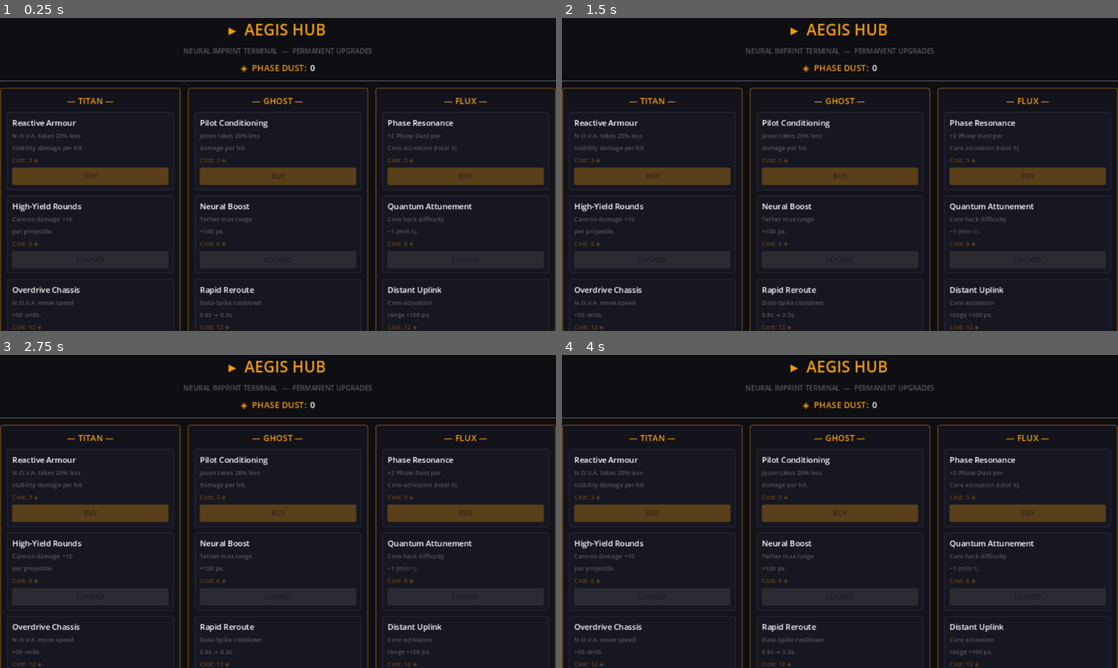
Above: before the commit, frames 1-4 (two rows, left to right).
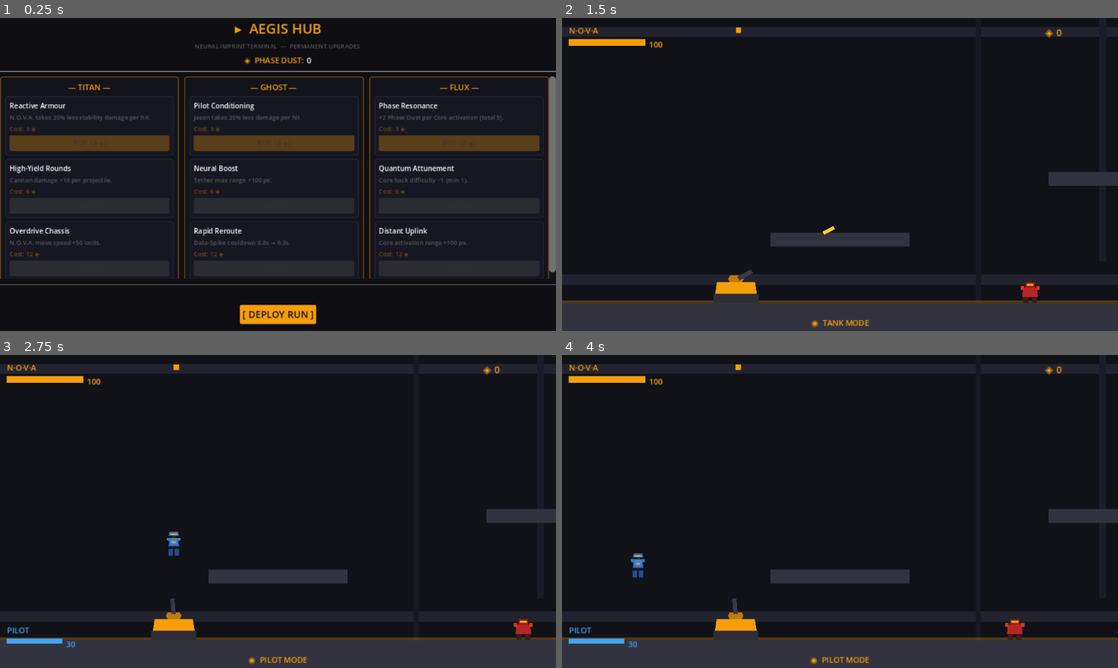
Above: after the commit, the same moments.

Repository: readycheck-studios/steeleternal
Game: Godot game, scene res://scenes/ui/AegisHub.tscn
The game is run twice, just before and just after one commit, with the same random seed, the same clock (stepped at 60 frames per second) and the same inputs. This scene is started directly instead of the project's main scene.
Inputs (mouse positions are in pixels of both pictures, inside the frame that each line leads up to):
- Up to frame 1 (0.25 s): no input
- Up to frame 2 (1.5 s): click (840, 315) at 0.5 s, where only the run after the commit has a clickable "[ DEPLOY RUN ]"; move the mouse to (962, 158) at 1.27 s; press the mouse at (962, 158) at 1.28 s; hold R (h_phase_right) from 1.28 s (still down)
- Up to frame 3 (2.75 s): keep holding R (h_phase_right); tap Space (p_jump) at 1.52, 2.27 s; move the mouse to (166, 527) at 2.02 s; release the mouse at (166, 527) at 2.03 s; tap E (p_interact) at 2.1 s
- Up to frame 4 (4 s): tap Enter at 2.75 s; move the mouse to (895, 442) at 2.77 s; release R (h_phase_right) at 2.78 s; hold A (p_move_left) 2.78-3.53 s; hold Q (p_utility) 2.78-3.53 s; move the mouse to (812, 574) at 3.52 s; hold R (h_phase_right) from 3.53 s (still down); click (812, 574) at 3.6 s; tap Space (p_jump) at 3.77 s

The runs differ from the first frame. In frame 1, 20% of the frame differs, in the area x 0-100%, y 1-100%; in frame 2, 29%; in frame 3, 29%; in frame 4, 29%.

Commit message:
fix: aegis hub layout — scroll columns, pin deploy button, clean slot refresh
- Wrap upgrade columns in ScrollContainer so they scroll if needed;
  Deploy Run button + status label now always visible at bottom of screen
- Track slot VBoxContainers instead of button refs; replace last child
  cleanly with remove_child() before queue_free() — eliminates double-refresh
  bug that was eating newly-unlocked BUY buttons before input could fire
- Cost shown on button text ("BUY  (6 ◈)") for clarity
- Reduced padding/font sizes to be more compact at 640x360

Co-Authored-By: Claude Sonnet 4.6 <noreply@anthropic.com>

Diff:
--- a/godot/scripts/ui/aegis_hub.gd
+++ b/godot/scripts/ui/aegis_hub.gd
@@ -10,47 +10,47 @@
 const UPGRADES: Array = [
 	{
 		"id": "titan_1", "branch": "Titan", "name": "Reactive Armour",
-		"desc": "N.O.V.A. takes 20% less\nstability damage per hit.",
+		"desc": "N.O.V.A. takes 20% less stability damage per hit.",
 		"cost": 3, "requires": ""
 	},
 	{
 		"id": "titan_2", "branch": "Titan", "name": "High-Yield Rounds",
-		"desc": "Cannon damage +10\nper projectile.",
+		"desc": "Cannon damage +10 per projectile.",
 		"cost": 6, "requires": "titan_1"
 	},
 	{
 		"id": "titan_3", "branch": "Titan", "name": "Overdrive Chassis",
-		"desc": "N.O.V.A. move speed\n+50 units.",
+		"desc": "N.O.V.A. move speed +50 units.",
 		"cost": 12, "requires": "titan_2"
 	},
 	{
 		"id": "ghost_1", "branch": "Ghost", "name": "Pilot Conditioning",
-		"desc": "Jason takes 20% less\ndamage per hit.",
+		"desc": "Jason takes 20% less damage per hit.",
 		"cost": 3, "requires": ""
 	},
 	{
 		"id": "ghost_2", "branch": "Ghost", "name": "Neural Boost",
-		"desc": "Tether max range\n+100 px.",
+		"desc": "Tether max range +100 px.",
 		"cost": 6, "requires": "ghost_1"
 	},
 	{
 		"id": "ghost_3", "branch": "Ghost", "name": "Rapid Reroute",
-		"desc": "Data-Spike cooldown\n0.8s → 0.3s.",
+		"desc": "Data-Spike cooldown 0.8s → 0.3s.",
 		"cost": 12, "requires": "ghost_2"
 	},
 	{
 		"id": "flux_1", "branch": "Flux", "name": "Phase Resonance",
-		"desc": "+2 Phase Dust per\nCore activation (total 5).",
+		"desc": "+2 Phase Dust per Core activation (total 5).",
 		"cost": 3, "requires": ""
 	},
 	{
 		"id": "flux_2", "branch": "Flux", "name": "Quantum Attunement",
-		"desc": "Core hack difficulty\n−1 (min 1).",
+		"desc": "Core hack difficulty −1 (min 1).",
 		"cost": 6, "requires": "flux_1"
 	},
 	{
 		"id": "flux_3", "branch": "Flux", "name": "Distant Uplink",
-		"desc": "Core activation\nrange +100 px.",
+		"desc": "Core activation range +100 px.",
 		"cost": 12, "requires": "flux_2"
 	},
 ]
@@ -59,7 +59,7 @@
 
 # Colours
 const AMBER      := Color(0.961, 0.620, 0.043, 1.0)
-const AMBER_DIM  := Color(0.961, 0.620, 0.043, 0.35)
+const AMBER_DIM  := Color(0.961, 0.620, 0.043, 0.40)
 const DARK_BG    := Color(0.055, 0.055, 0.075, 1.0)
 const PANEL_BG   := Color(0.075, 0.075, 0.110, 1.0)
 const GREY       := Color(0.35, 0.35, 0.35, 1.0)
@@ -68,8 +68,8 @@
 
 var _dust_label: Label
 var _status_label: Label
-# Map upgrade id → its Button (or null if already purchased)
-var _slot_buttons: Dictionary = {}
+# Map upgrade id → the slot's inner VBoxContainer (stable reference, never freed)
+var _slot_vboxes: Dictionary = {}
 
 
 func _ready() -> void:
@@ -89,28 +89,28 @@
 	bg.color = DARK_BG
 	add_child(bg)
 
-	# Root VBox — centres everything vertically
+	# Root VBox fills the screen; header + deploy pin top/bottom, scroll takes the rest
 	var root := VBoxContainer.new()
 	root.set_anchors_and_offsets_preset(Control.PRESET_FULL_RECT)
-	root.add_theme_constant_override("separation", 6)
+	root.add_theme_constant_override("separation", 4)
 	add_child(root)
 
-	# --- Header ---
+	# ---- Header ----
 	var title := Label.new()
 	title.text = "▸  AEGIS HUB"
 	title.horizontal_alignment = HORIZONTAL_ALIGNMENT_CENTER
-	title.add_theme_font_size_override("font_size", 18)
+	title.add_theme_font_size_override("font_size", 16)
 	title.add_theme_color_override("font_color", AMBER)
 	root.add_child(title)
 
 	var subtitle := Label.new()
 	subtitle.text = "NEURAL IMPRINT TERMINAL  —  PERMANENT UPGRADES"
 	subtitle.horizontal_alignment = HORIZONTAL_ALIGNMENT_CENTER
-	subtitle.add_theme_font_size_override("font_size", 8)
+	subtitle.add_theme_font_size_override("font_size", 7)
 	subtitle.add_theme_color_override("font_color", GREY)
 	root.add_child(subtitle)
 
-	# Dust counter row
+	# Dust counter
 	var dust_row := HBoxContainer.new()
 	dust_row.alignment = BoxContainer.ALIGNMENT_CENTER
 	dust_row.add_theme_constant_override("separation", 4)
@@ -119,42 +119,46 @@
 	var dust_icon := Label.new()
 	dust_icon.text = "◈  PHASE DUST:"
 	dust_icon.add_theme_color_override("font_color", AMBER)
-	dust_icon.add_theme_font_size_override("font_size", 10)
+	dust_icon.add_theme_font_size_override("font_size", 9)
 	dust_row.add_child(dust_icon)
 
 	_dust_label = Label.new()
 	_dust_label.text = str(GameData.phase_dust)
 	_dust_label.add_theme_color_override("font_color", WHITE)
-	_dust_label.add_theme_font_size_override("font_size", 10)
+	_dust_label.add_theme_font_size_override("font_size", 9)
 	dust_row.add_child(_dust_label)
 
-	# Separator
-	var sep := HSeparator.new()
-	root.add_child(sep)
-
-	# --- Three branch columns ---
+	root.add_child(HSeparator.new())
+
+	# ---- Scrollable columns (takes all remaining vertical space) ----
+	var scroll := ScrollContainer.new()
+	scroll.set_h_size_flags(Control.SIZE_EXPAND_FILL)
+	scroll.set_v_size_flags(Control.SIZE_EXPAND_FILL)
+	scroll.horizontal_scroll_mode = ScrollContainer.SCROLL_MODE_DISABLED
+	root.add_child(scroll)
+
 	var columns := HBoxContainer.new()
 	columns.set_h_size_flags(Control.SIZE_EXPAND_FILL)
-	columns.set_v_size_flags(Control.SIZE_EXPAND_FILL)
-	columns.add_theme_constant_override("separation", 8)
-	root.add_child(columns)
+	columns.add_theme_constant_override("separation", 6)
+	scroll.add_child(columns)
 
 	for branch in BRANCH_ORDER:
 		columns.add_child(_build_branch_column(branch))
 
-	# --- Status label ---
+	# ---- Footer (always visible below scroll) ----
+	root.add_child(HSeparator.new())
+
 	_status_label = Label.new()
 	_status_label.text = ""
 	_status_label.horizontal_alignment = HORIZONTAL_ALIGNMENT_CENTER
 	_status_label.add_theme_color_override("font_color", AMBER)
-	_status_label.add_theme_font_size_override("font_size", 9)
+	_status_label.add_theme_font_size_override("font_size", 8)
+	_status_label.custom_minimum_size = Vector2(0, 14)
 	root.add_child(_status_label)
 
-	# --- Deploy button ---
 	var deploy := Button.new()
 	deploy.text = "[ DEPLOY RUN ]"
-	deploy.add_theme_color_override("font_color", DARK_BG)
-	deploy.add_theme_font_size_override("font_size", 12)
+	deploy.add_theme_font_size_override("font_size", 11)
 	_style_button(deploy, AMBER)
 	deploy.pressed.connect(_on_deploy_pressed)
 
@@ -162,31 +166,27 @@
 	deploy_center.add_child(deploy)
 	root.add_child(deploy_center)
 
-	# Bottom padding
 	var spacer := Control.new()
-	spacer.custom_minimum_size = Vector2(0, 6)
+	spacer.custom_minimum_size = Vector2(0, 4)
 	root.add_child(spacer)
 
 
 func _build_branch_column(branch: String) -> PanelContainer:
 	var panel := PanelContainer.new()
 	panel.set_h_size_flags(Control.SIZE_EXPAND_FILL)
-	panel.set_v_size_flags(Control.SIZE_EXPAND_FILL)
 	_style_panel(panel)
 
 	var vbox := VBoxContainer.new()
-	vbox.add_theme_constant_override("separation", 6)
+	vbox.add_theme_constant_override("separation", 4)
 	panel.add_child(vbox)
 
-	# Branch header
 	var header := Label.new()
 	header.text = "— " + branch.to_upper() + " —"
 	header.horizontal_alignment = HORIZONTAL_ALIGNMENT_CENTER
 	header.add_theme_color_override("font_color", AMBER)
-	header.add_theme_font_size_override("font_size", 10)
+	header.add_theme_font_size_override("font_size", 9)
 	vbox.add_child(header)
 
-	# Upgrade slots for this branch
 	for upg in UPGRADES:
 		if upg["branch"] == branch:
 			vbox.add_child(_build_upgrade_slot(upg))
@@ -200,12 +200,15 @@
 	_style_slot(slot)
 
 	var vbox := VBoxContainer.new()
-	vbox.add_theme_constant_override("separation", 3)
+	vbox.add_theme_constant_override("separation", 2)
 	slot.add_child(vbox)
+
+	# Store VBoxContainer reference — used by _refresh_all_slots to swap the action widget
+	_slot_vboxes[upg["id"]] = vbox
 
 	var name_lbl := Label.new()
 	name_lbl.text = upg["name"]
-	name_lbl.add_theme_font_size_override("font_size", 9)
+	name_lbl.add_theme_font_size_override("font_size", 8)
 	name_lbl.add_theme_color_override("font_color", WHITE)
 	vbox.add_child(name_lbl)
 
@@ -222,8 +225,7 @@
 	cost_lbl.add_theme_color_override("font_color", AMBER_DIM)
 	vbox.add_child(cost_lbl)
 
-	# Button / state indicator — stored so _refresh_slots() can replace it
-	_slot_buttons[upg["id"]] = null  # populated below via refresh
+	# Action widget is always the last child — swapped by _refresh_all_slots
 	vbox.add_child(_make_slot_action(upg))
 
 	return slot
@@ -232,8 +234,8 @@
 func _make_slot_action(upg: Dictionary) -> Control:
 	var id: String = upg["id"]
 	var lvl: Dictionary = GameData.upgrade_levels
-	var purchased: bool = lvl.get(id, 0) >= 1
-	var prereq_ok: bool = upg["requires"] == "" or lvl.get(upg["requires"], 0) >= 1
+	var purchased: bool  = lvl.get(id, 0) >= 1
+	var prereq_ok: bool  = upg["requires"] == "" or lvl.get(upg["requires"], 0) >= 1
 	var can_afford: bool = GameData.phase_dust >= upg["cost"]
 
 	if purchased:
@@ -241,11 +243,9 @@
 		lbl.text = "✓  IMPRINT ACTIVE"
 		lbl.add_theme_font_size_override("font_size", 7)
 		lbl.add_theme_color_override("font_color", GREEN)
-		_slot_buttons[id] = null
 		return lbl
 
 	var btn := Button.new()
-	btn.text = "BUY"
 	btn.add_theme_font_size_override("font_size", 8)
 
 	if not prereq_ok:
@@ -253,14 +253,15 @@
 		btn.disabled = true
 		_style_button(btn, GREY)
 	elif not can_afford:
+		btn.text = "BUY  (%d ◈)" % upg["cost"]
 		btn.disabled = true
 		_style_button(btn, AMBER_DIM)
 	else:
+		btn.text = "BUY  (%d ◈)" % upg["cost"]
 		btn.disabled = false
 		_style_button(btn, AMBER)
 		btn.pressed.connect(_on_buy_pressed.bind(upg))
 
-	_slot_buttons[id] = btn
 	return btn
 
 
@@ -277,10 +278,11 @@
 	GameData.phase_dust -= upg["cost"]
 	GameData.upgrade_levels[id] = 1
 	GameData.save_run_state()
+
+	_status_label.text = "✔  %s imprinted." % upg["name"]
+
+	# Emit after save; _on_dust_changed handles the full slot refresh
 	Events.on_phase_dust_changed.emit(GameData.phase_dust)
-
-	_status_label.text = "✔  %s imprinted." % upg["name"]
-	_refresh_all_slots()
 
 
 func _on_deploy_pressed() -> void:
@@ -293,23 +295,24 @@
 
 
 # ---------------------------------------------------------------------------
-# Slot Refresh
+# Slot Refresh — replaces only the action widget (last child) of each slot
 # ---------------------------------------------------------------------------
 
 func _refresh_all_slots() -> void:
-	# Rebuild slot action widgets by walking the tree.
-	# Each upgrade slot PanelContainer > VBoxContainer has the action as its last child.
 	for upg in UPGRADES:
-		var id: String = upg["id"]
-		var old_widget = _slot_buttons.get(id)
-		if old_widget == null:
-			continue  # Already purchased — label is permanent, no swap needed
-		var parent_vbox: VBoxContainer = old_widget.get_parent()
-		if parent_vbox == null:
+		var vbox: VBoxContainer = _slot_vboxes.get(upg["id"])
+		if vbox == null:
 			continue
-		old_widget.queue_free()
-		var new_widget := _make_slot_action(upg)
-		parent_vbox.add_child(new_widget)
+		var last_idx: int = vbox.get_child_count() - 1
+		if last_idx < 0:
+			continue
+		var old_action: Control = vbox.get_child(last_idx)
+		# Only replace if the state could have changed (skip confirmed-purchased labels)
+		if old_action is Label and old_action.text.begins_with("✓"):
+			continue
+		vbox.remove_child(old_action)
+		old_action.queue_free()
+		vbox.add_child(_make_slot_action(upg))
 
 
 # ---------------------------------------------------------------------------
@@ -322,7 +325,7 @@
 	sb.border_color = AMBER_DIM
 	sb.set_border_width_all(1)
 	sb.set_corner_radius_all(3)
-	sb.set_content_margin_all(8)
+	sb.set_content_margin_all(6)
 	panel.add_theme_stylebox_override("panel", sb)
 
 
@@ -332,16 +335,16 @@
 	sb.border_color = Color(0.15, 0.15, 0.22, 1.0)
 	sb.set_border_width_all(1)
 	sb.set_corner_radius_all(2)
-	sb.set_content_margin_all(6)
+	sb.set_content_margin_all(5)
 	slot.add_theme_stylebox_override("panel", sb)
 
 
 func _style_button(btn: Button, col: Color) -> void:
 	for state in ["normal", "hover", "pressed", "disabled", "focus"]:
 		var sb := StyleBoxFlat.new()
-		sb.bg_color = col if state != "disabled" else Color(col, 0.3)
+		sb.bg_color = col if state != "disabled" else Color(col.r, col.g, col.b, 0.3)
 		sb.set_corner_radius_all(2)
-		sb.set_content_margin_all(4)
+		sb.set_content_margin_all(3)
 		btn.add_theme_stylebox_override(state, sb)
 	btn.add_theme_color_override("font_color", DARK_BG)
-	btn.add_theme_color_override("font_disabled_color", Color(DARK_BG, 0.5))
+	btn.add_theme_color_override("font_disabled_color", Color(0.2, 0.2, 0.2, 0.6))
